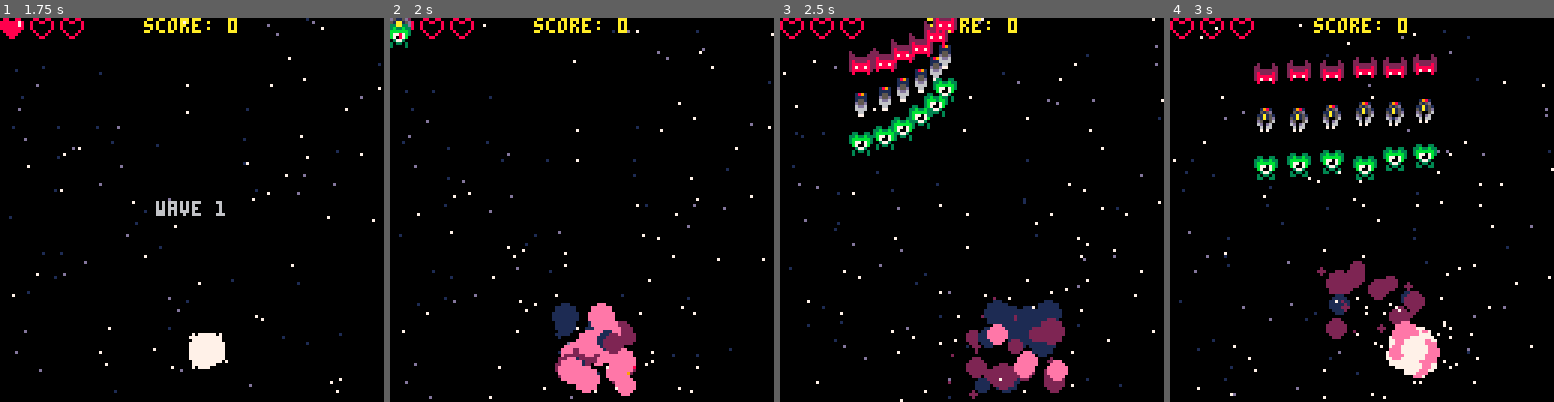
Above: before the commit, frames 1-4 (left to right).
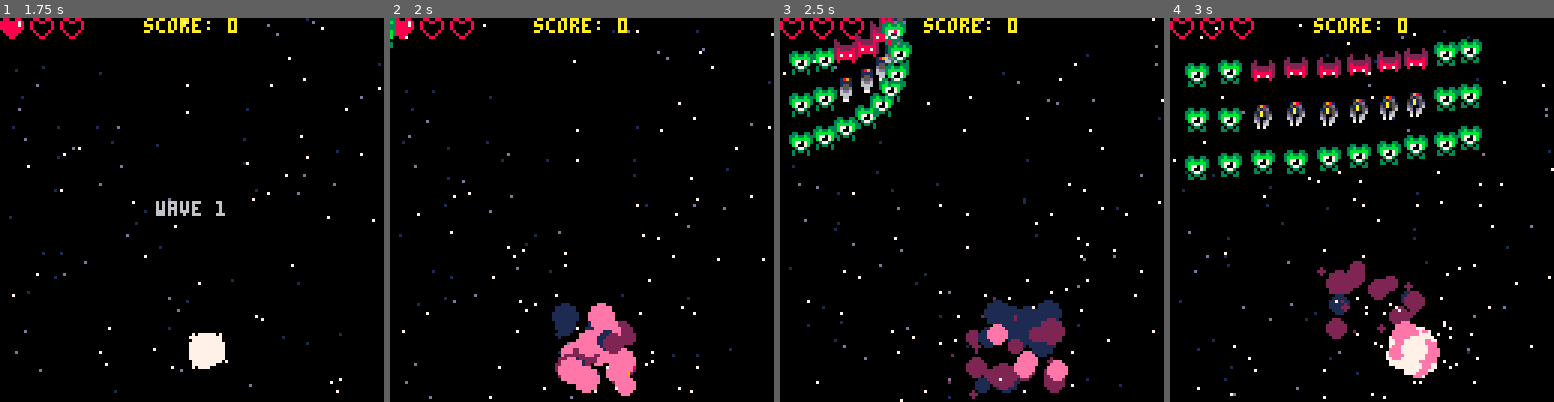
Above: after the commit, the same moments.

Repository: nascimento-cesar/pico-kombat-2
Game: PICO-8 cartridge shmup/shmup.p8
Two runs of this game, one before a commit and one after it. Both use one fixed random seed, a clock stepped at 60 frames per second and the inputs below.
Inputs:
- Up to frame 1 (1.75 s): tap X (X key) at 0.33, 1.07 s; tap O (Z key) at 0.7, 1.7 s; hold Right from 1.6 s (still down)
- Up to frame 2 (2 s): keep holding Right; tap X (X key) at 1.85 s
- Up to frame 3 (2.5 s): release Right at 2.1 s; tap O (Z key) at 2.1 s; hold Up 2.15-2.42 s; hold Right from 2.47 s (still down)
- Up to frame 4 (3 s): keep holding Right; tap O (Z key) at 2.5, 2.9 s; tap X (X key) at 2.97 s

Frame 1 is identical in both runs. In frame 2, 0.3% of the frame differs, in the area x 0-6%, y 0-8%; in frame 3, 7.6%; in frame 4, 8.8%, in the area x 3-82%, y 5-43%.

Commit message:
feat(shmup): implement enemy movement by type

Diff:
--- a/shmup/draw.lua
+++ b/shmup/draw.lua
@@ -223,5 +223,5 @@
   print("wave time:" .. wave_time, 0, 16, 7)
   print("wave:" .. current_wave, 0, 24, 7)
   print("game mode:" .. current_mode, 0, 32, 7)
-  print("enemies:" .. #enemies, 0, 40, 7)
-end
+  print("enemies:" .. map_w - map_w / 4, 0, 40, 7)
+end
--- a/shmup/init.lua
+++ b/shmup/init.lua
@@ -146,9 +146,9 @@
 function set_waves()
   waves = {
     w1 = {
-      { enemy_types.flaming_guy, enemy_types.flaming_guy, enemy_types.flaming_guy, enemy_types.flaming_guy, enemy_types.flaming_guy, enemy_types.flaming_guy },
-      { enemy_types.spinning_ship, enemy_types.spinning_ship, enemy_types.spinning_ship, enemy_types.spinning_ship, enemy_types.spinning_ship, enemy_types.spinning_ship },
-      { enemy_types.green_alien, enemy_types.green_alien, enemy_types.green_alien, enemy_types.green_alien, enemy_types.green_alien, enemy_types.green_alien }
+      { enemy_types.green_alien, enemy_types.green_alien, enemy_types.flaming_guy, enemy_types.flaming_guy, enemy_types.flaming_guy, enemy_types.flaming_guy, enemy_types.flaming_guy, enemy_types.flaming_guy, enemy_types.green_alien, enemy_types.green_alien },
+      { enemy_types.green_alien, enemy_types.green_alien, enemy_types.spinning_ship, enemy_types.spinning_ship, enemy_types.spinning_ship, enemy_types.spinning_ship, enemy_types.spinning_ship, enemy_types.spinning_ship, enemy_types.green_alien, enemy_types.green_alien },
+      { enemy_types.green_alien, enemy_types.green_alien, enemy_types.green_alien, enemy_types.green_alien, enemy_types.green_alien, enemy_types.green_alien, enemy_types.green_alien, enemy_types.green_alien, enemy_types.green_alien, enemy_types.green_alien }
     },
     w2 = {
       { enemy_types.green_alien, enemy_types.flaming_guy, enemy_types.flaming_guy, enemy_types.spinning_ship, enemy_types.spinning_ship, enemy_types.flaming_guy, enemy_types.flaming_guy, enemy_types.green_alien },
--- a/shmup/update.lua
+++ b/shmup/update.lua
@@ -152,30 +152,30 @@
     wave_sound_played = false
 
     if current_wave == 1 then
-      spawn_enemies(waves.w1)
+      spawn_enemies(waves.w1, 1)
     elseif current_wave == 2 then
-      spawn_enemies(waves.w2)
+      spawn_enemies(waves.w2, 2)
     elseif current_wave == 3 then
-      spawn_enemies(waves.w3)
+      spawn_enemies(waves.w3, 3)
     else
-      spawn_enemies(waves.b1)
-    end
-  end
-end
-
-function spawn_enemies(enemies_matrix)
+      spawn_enemies(waves.b1, 10)
+    end
+  end
+end
+
+function spawn_enemies(enemies_matrix, hp)
   for row = 1, #enemies_matrix do
     for col = 1, #enemies_matrix[row] do
       local enemy_type = enemies_matrix[row][col]
 
       if enemy_type != nil then
         local enemy = sprites.enemies[enemy_type]
-        local x = 0 - tile_w * col
+        local x = 0 - tile_w * enemy.size * col
         local final_x = (128 + 4 - tile_w * enemy.size * 1.5 * #enemies_matrix[row]) / 2 + (col - 1) * tile_w * enemy.size * 1.5
-        local y = 0 - tile_h * col -- - (#enemies_matrix - row) * tile_h * 2
+        local y = 0 - tile_h * enemy.size * col
         local final_y = (row - 1) * enemy.size * tile_h * 2 + tile_h * 2
         local spawn_delay = col
-        add_enemy(enemy_type, x, y, final_x, final_y, spawn_delay)
+        add_enemy(enemy_type, x, y, final_x, final_y, spawn_delay, hp or 2)
       end
     end
   end
@@ -236,22 +236,28 @@
     end
 
     for enemy in all(enemies) do
-      if enemy.spawn_delay <= 0 then
-        if enemy.x < enemy.final_x then
-          local x_spawn_speed = (enemy.final_x - enemy.x) / 10
-          enemy.x += x_spawn_speed
-        end
-
-        if enemy.y < enemy.final_y then
-          local y_spawn_speed = (enemy.final_y - enemy.y) / 10
-          enemy.y += y_spawn_speed
-        end
-
-        if enemy.attack_mode then
-          enemy.y += 1
+      if enemy.spawned != true then
+        if enemy.spawn_delay <= 0 then
+          if enemy.x < enemy.final_x then
+            local x_spawn_speed = (enemy.final_x - enemy.x) / 10
+            enemy.x += x_spawn_speed
+          end
+
+          if enemy.y < enemy.final_y then
+            local y_spawn_speed = (enemy.final_y - enemy.y) / 10
+            enemy.y += y_spawn_speed
+          end
+
+          if enemy.x >= enemy.final_x - 0.1 and enemy.y >= enemy.final_y - 0.1 then
+            enemy.spawned = true
+          end
+        else
+          enemy.spawn_delay -= 1
         end
       else
-        enemy.spawn_delay -= 1
+        if enemy.attack_mode then
+          handle_enemy_attack(enemy)
+        end
       end
     end
 
@@ -263,6 +269,36 @@
       offensive_delay -= 1
     end
   end
+end
+
+function handle_enemy_attack(enemy)
+  if enemy.type == enemy_types.green_alien then
+    enemy.speed_x = sin(enemy.y / 25)
+    enemy.speed_y = 1
+  elseif enemy.type == enemy_types.spinning_ship then
+    if enemy.triggered != true then
+      if enemy.y >= ship.y then
+        enemy.speed_x = enemy.x >= ship.x and -1 or 1
+        enemy.speed_y = 0
+        enemy.triggered = true
+      else
+        enemy.speed_x = 0
+        enemy.speed_y = 1
+      end
+    end
+  elseif enemy.type == enemy_types.flaming_guy then
+    enemy.speed_x = sin(enemy.y / 25)
+    enemy.speed_y = 2
+  elseif enemy.type == enemy_types.boss then
+    enemy.speed_x = 0
+    enemy.speed_y = 0.5
+  else
+    enemy.speed_x = 1
+    enemy.speed_y = 1
+  end
+
+  enemy.x += enemy.speed_x
+  enemy.y += enemy.speed_y
 end
 
 function handle_map_boundaries()
@@ -379,7 +415,7 @@
   end
 end
 
-function add_enemy(type, x, y, final_x, final_y, spawn_delay)
+function add_enemy(type, x, y, final_x, final_y, spawn_delay, hp)
   local new_enemy = {
     type = type or enemy_types.green_alien,
     sprite_i = 1,
@@ -391,7 +427,7 @@
     attack_mode = false,
     points = 100,
     flashing_speed = 0,
-    hp = 2
+    hp = hp
   }
   add(enemies, new_enemy)
 end
